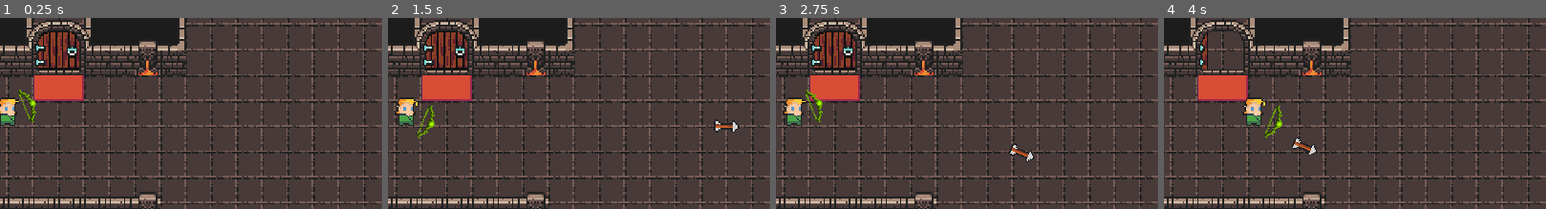
Above: before the commit, frames 1-4 (left to right).
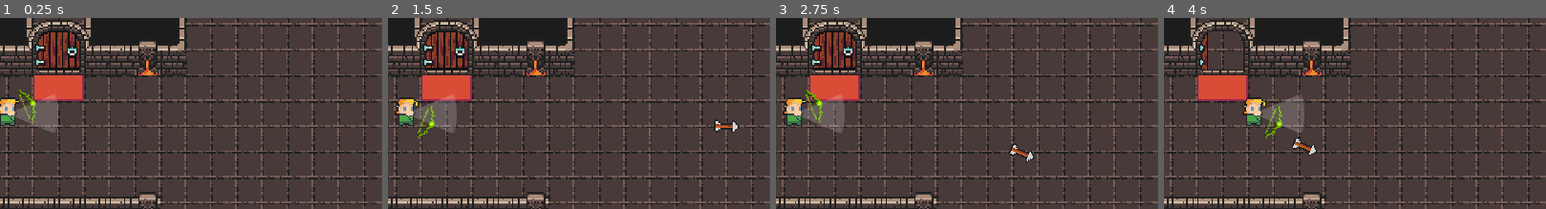
Above: after the commit, the same moments.

Repository: PizzaJuggler/GMTK-2020
Game: Godot game, scene res://level/level.tscn
Same seed, same stepped clock (60 frames per second), same inputs: the game is played once before the commit and once after it.
Inputs (mouse positions are % of the whole screen's width and height, from its top left):
- Up to frame 1 (0.25 s): no input
- Up to frame 2 (1.5 s): tap Enter at 0.5 s; move the mouse to (72, 45) at 0.52 s; hold Space (shoot) 0.53-1.28 s; move the mouse to (30, 55) at 1.27 s; tap W (move) at 1.35 s
- Up to frame 3 (2.75 s): tap Space (shoot) at 1.55 s; move the mouse to (60, 28) at 2.02 s; hold Space (shoot) from 2.03 s (still down)
- Up to frame 4 (4 s): move the mouse to (45, 70) at 2.77 s; release Space (shoot) at 2.78 s; tap Space (shoot) at 2.85, 3.8 s; move the mouse to (80, 65) at 3.52 s; hold W (move) from 3.53 s (still down)
The pictures show only the part of the screen within x 49-99%, y 18-68%; the shares and areas given below are measured in that part.

The runs differ from the first frame. In frame 1, 1.4% of the frame differs, in the area x 3-16%, y 40-60%; in frame 2, 1.4%; in frame 3, 1.4%; in frame 4, 1.4%.

Commit message:
added angle visualization + flip texture player instead of rotating

Diff:
--- a/godot/level/player/Player.gd
+++ b/godot/level/player/Player.gd
@@ -1,24 +1,31 @@
 extends KinematicBody2D
+
+onready var animated_sprite = $AnimatedSprite
 
 export var speed := 100.0
 var velocity : Vector2
 var init_velocity : Vector2
 
-var parent
 func _ready():
-    parent = get_parent()
     init_velocity = Vector2(cos(rotation), sin(rotation)) * speed
     velocity = Vector2.ZERO
 
 var was_left
 func _process(_delta):
-    rotation = init_velocity.angle()
+    pass
+
+func update_rotation():
+    if init_velocity.x > 0:
+        animated_sprite.flip_h = false
+    else:
+        animated_sprite.flip_h = true
 
 func _physics_process(delta):
     var collision_info = move_and_collide(velocity * delta)
     if collision_info:
         velocity = velocity.bounce(collision_info.normal)
         init_velocity = velocity
+        update_rotation()
 
 func _unhandled_input(event):
     if event.is_action_pressed("move"):
--- a/godot/level/weapons/WeaponBase.gd
+++ b/godot/level/weapons/WeaponBase.gd
@@ -4,6 +4,9 @@
 export var bullet_speed : float
 export var bullet_type : PackedScene
 export var firing_rate : float
+
+onready var bow_pivot = $Pivot
+onready var angle_range = $AngleRange
 
 var parent
 var cooldown := .0
@@ -12,19 +15,24 @@
 func _ready():
     parent = get_parent()
     max_rot = rotation_limit / 2
+    angle_range.value = max_rot
 
 func _process(delta):
     cooldown -= delta
-    look_at(get_global_mouse_position())
-    rotation_degrees = clamp(rotation_degrees, -max_rot, max_rot)
+    bow_pivot.look_at(get_global_mouse_position())
+    bow_pivot.rotation_degrees = clamp(bow_pivot.rotation_degrees, -max_rot, max_rot)
+    rotate_self()
+
+func rotate_self():
+    rotation = parent.init_velocity.angle()
 
 func _unhandled_input(event):
     if event.is_action_pressed("shoot"):
         if cooldown <= 0:
             cooldown = firing_rate
             var bullet = bullet_type.instance()
-            bullet.direction = Vector2(cos(rotation), sin(rotation))
-            if parent.rotation_degrees < -90 || parent.rotation_degrees > 90:
+            bullet.direction = Vector2(cos(bow_pivot.rotation), sin(bow_pivot.rotation))
+            if rotation_degrees < -90 || rotation_degrees > 90:
                 bullet.direction *= -1
             bullet.position = global_position + bullet.direction * 18
             get_tree().get_root().add_child(bullet)
--- a/godot/level/weapons/WeaponBase.tscn
+++ b/godot/level/weapons/WeaponBase.tscn
@@ -1,8 +1,9 @@
-[gd_scene load_steps=4 format=2]
+[gd_scene load_steps=5 format=2]
 
 [ext_resource path="res://level/weapons/WeaponBase.gd" type="Script" id=1]
 [ext_resource path="res://level/weapons/Arrow.tscn" type="PackedScene" id=2]
 [ext_resource path="res://level/weapons/4-Color Weapon Pack.png" type="Texture" id=3]
+[ext_resource path="res://level/weapons/angle_range_texture_x2.png" type="Texture" id=4]
 
 [node name="WeaponBase" type="Node2D" groups=[
 "weapon",
@@ -10,12 +11,33 @@
 script = ExtResource( 1 )
 bullet_type = ExtResource( 2 )
 
-[node name="Sprite" type="Sprite" parent="."]
+[node name="Pivot" type="Position2D" parent="."]
 
-[node name="Bow" type="Sprite" parent="."]
+[node name="Bow" type="Sprite" parent="Pivot"]
 modulate = Color( 0.662745, 1, 0, 1 )
 position = Vector2( 13.017, 0 )
 rotation = 2.35619
 texture = ExtResource( 3 )
 region_enabled = true
 region_rect = Rect2( 64, 64, 16, 16 )
+
+[node name="AngleRange" type="TextureProgress" parent="."]
+anchor_left = 0.5
+anchor_top = 0.5
+anchor_right = 0.5
+anchor_bottom = 0.5
+margin_left = -32.0
+margin_top = -32.0
+margin_right = 32.0
+margin_bottom = 32.0
+rect_rotation = 90.0
+rect_pivot_offset = Vector2( 32, 32 )
+max_value = 180.0
+step = 1.0
+value = 80.0
+texture_progress = ExtResource( 4 )
+fill_mode = 8
+tint_progress = Color( 1, 1, 1, 0.176471 )
+__meta__ = {
+"_edit_use_anchors_": false
+}
Not shown: 2 places in godot/level/player/Player.tscn that only renumber resources
